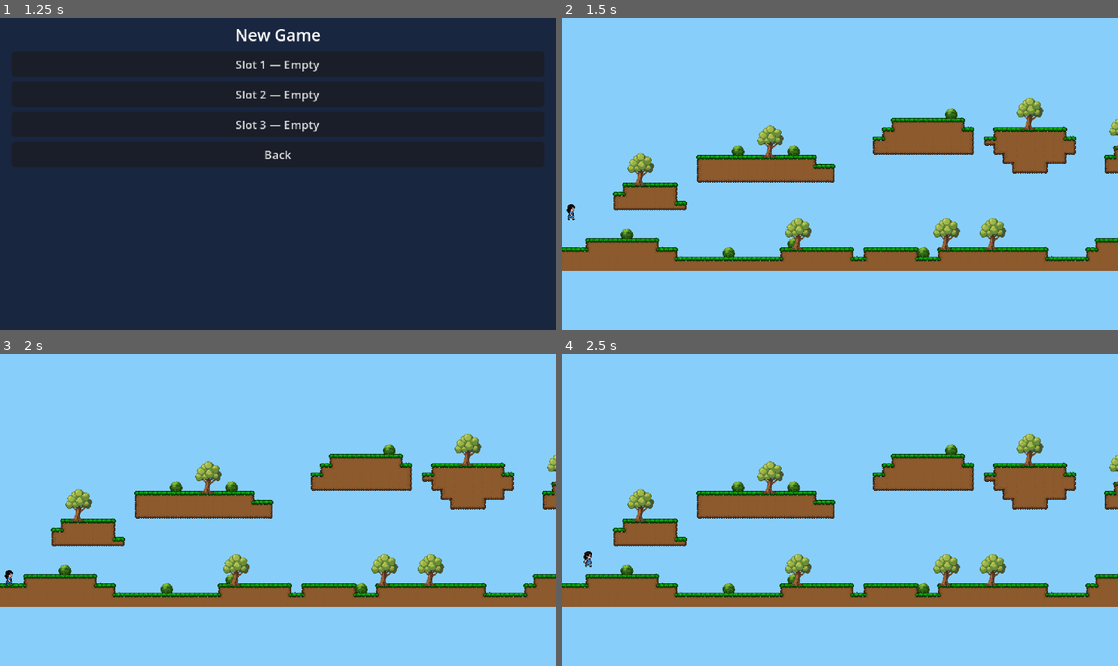
Above: before the commit, frames 1-4 (two rows, left to right).
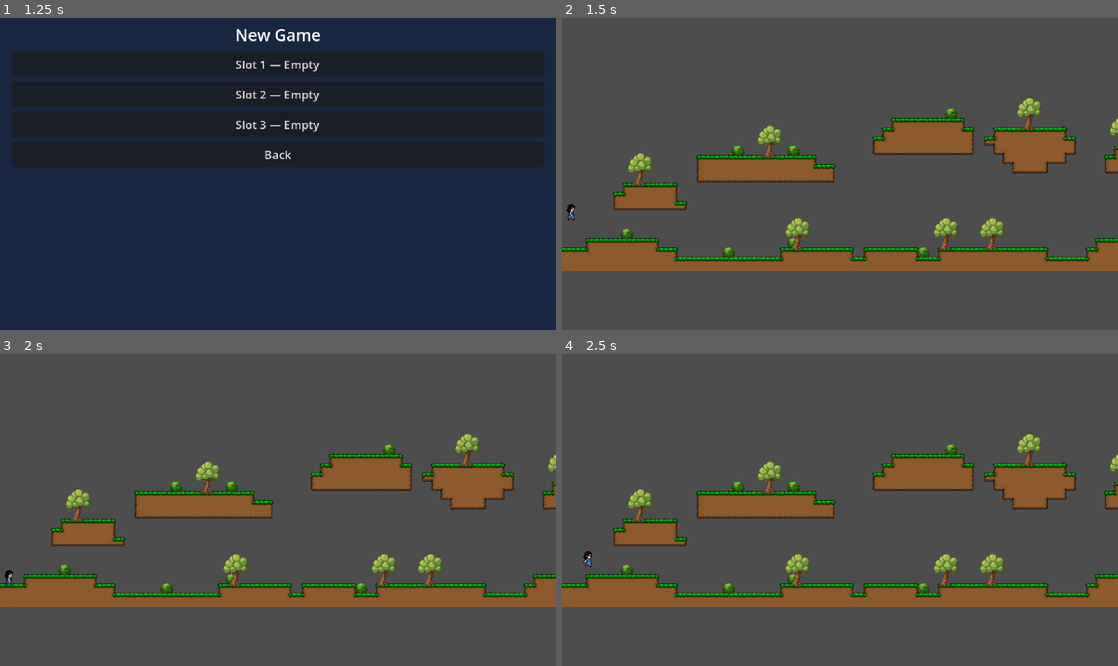
Above: after the commit, the same moments.

Repository: PsyburGai/ninis-adventure
Game: Godot game, scene res://source/scenes/levels/main_menu.tscn
The game is run twice, just before and just after one commit, with the same random seed, the same clock (stepped at 60 frames per second) and the same inputs.
Inputs:
- Up to frame 1 (1.25 s): click "New Game" at 0.5 s
- Up to frame 2 (1.5 s): click "Slot 1 — Empty" at 1.25 s
- Up to frame 3 (2 s): no input
- Up to frame 4 (2.5 s): hold D (move_right) from 2.03 s (still down); tap Space (jump) at 2.27 s

Frame 1 is identical in both runs. In frame 2, 84% of the frame differs, in the area x 0-100%, y 0-100%; in frame 3, 84%; in frame 4, 84%.

Commit message:
Revert background to default gray

Diff:
--- a/project.godot
+++ b/project.godot
@@ -65,4 +65,3 @@
 [rendering]
 
 textures/canvas_textures/default_texture_filter=0
-environment/defaults/default_clear_color=Color(0.53, 0.81, 0.98, 1)
--- a/source/scenes/levels/level_1_1.tscn
+++ b/source/scenes/levels/level_1_1.tscn
@@ -5,12 +5,6 @@
 
 [node name="Level1_1" type="Node2D" unique_id=1208219098]
 
-[node name="Background" type="ColorRect" parent="."]
-z_index = -10
-position = Vector2(-500, -600)
-size = Vector2(3000, 1500)
-color = Color(0.53, 0.81, 0.98, 1)
-
 [node name="TiledMap" parent="." unique_id=367186168 instance=ExtResource("1_map")]
 position = Vector2(0, -246)
 
